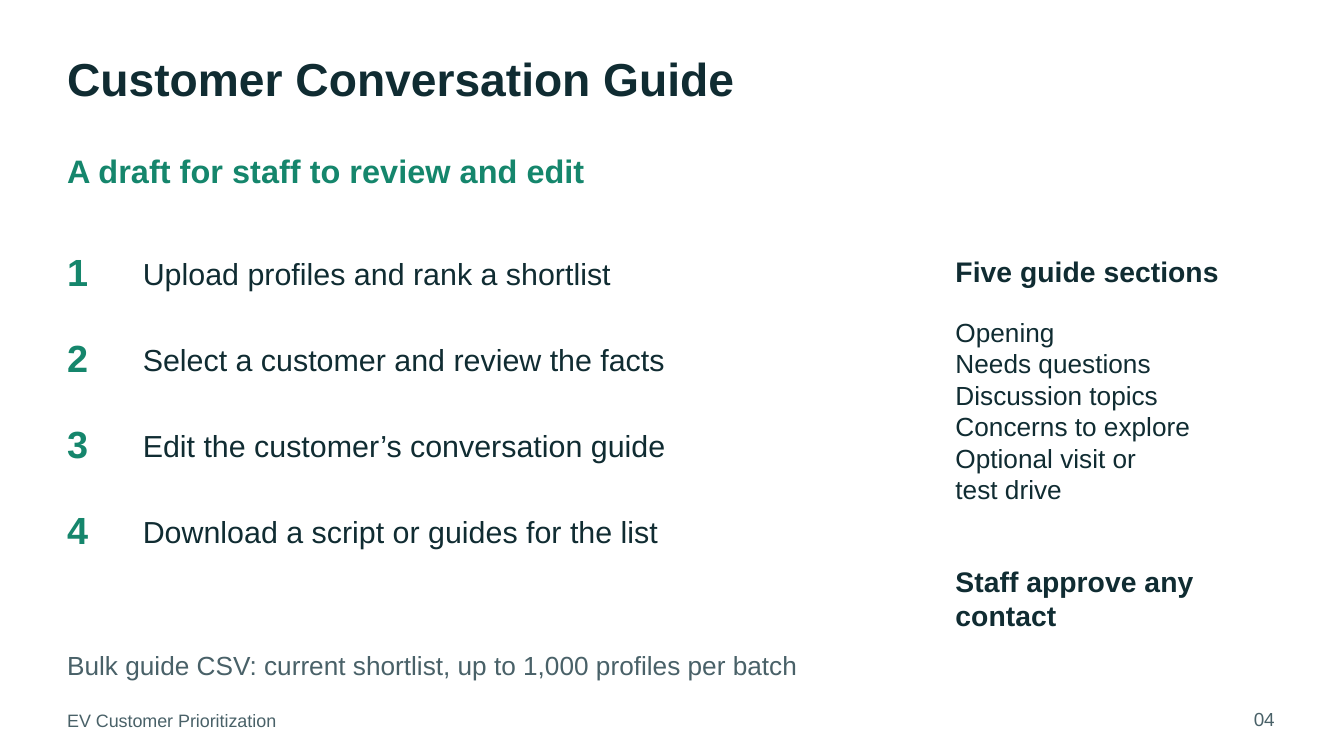
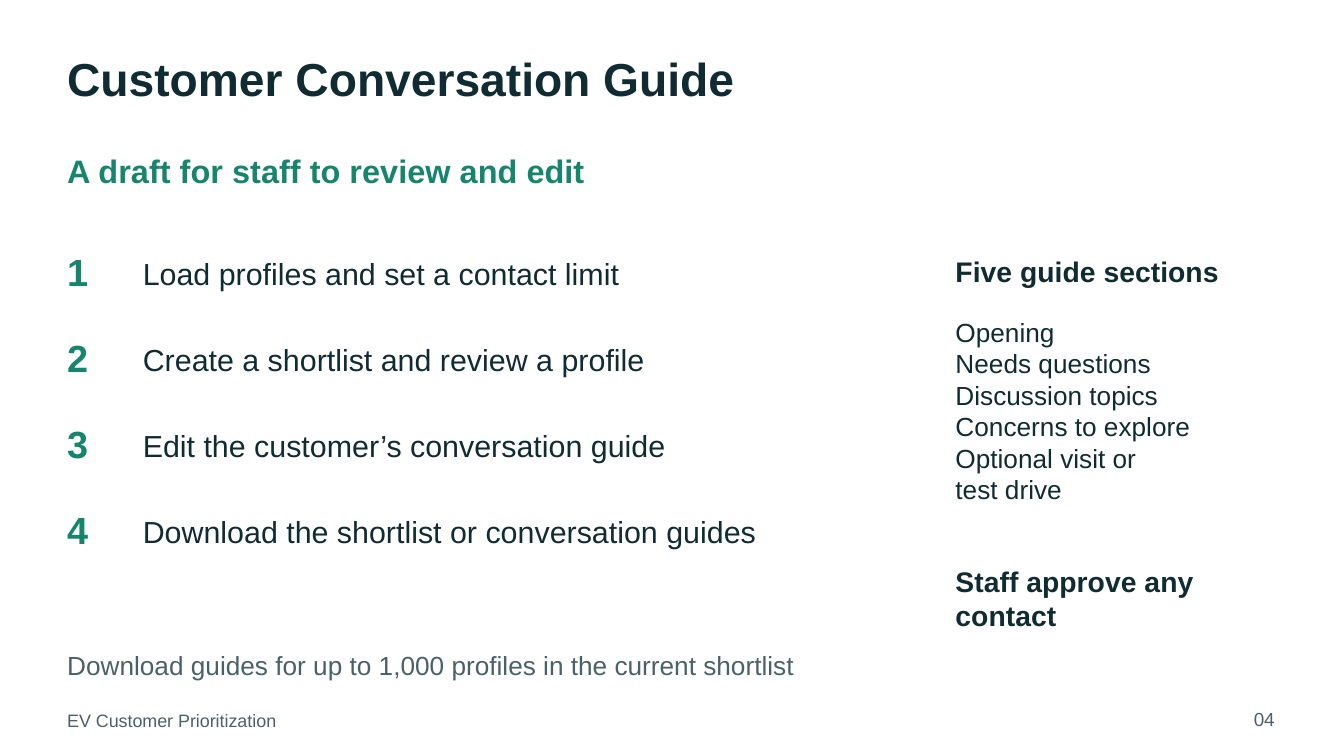
Before and after one commit to Nuquynhchaunguyen/ev-customer-prioritization, a slide deck: slide 4 of docs/P2/EV_Customer_Prioritization_Stakeholder_Presentation.pptx. Drawn at 1344x756 pixels with LibreOffice and Linux fonts; fonts in the diff are those of the drawing. Boxes give left, top, right and bottom in pixels: in the first picture for what was removed or moved away, otherwise in the second. Text is boxed around its words. In the diff, an @@ line names an element or a change of style, - is before the commit and + after.

```diff
--- a/docs/P2/EV_Customer_Prioritization_Stakeholder_Presentation.pptx
+++ b/docs/P2/EV_Customer_Prioritization_Stakeholder_Presentation.pptx
@@ text at box(143, 263, 619, 291): text changed @@
-Upload profiles and rank a shortlist
+Load profiles and set a contact limit
@@ text at box(143, 349, 645, 377): text changed @@
-Select a customer and review the facts
+Create a shortlist and review a profile
@@ text at box(143, 521, 756, 549): text changed @@
-Download a script or guides for the list
+Download the shortlist or conversation guides
@@ text at box(67, 656, 793, 680): text changed @@
-Bulk guide CSV: current shortlist, up to 1,000 profiles per batch
+Download guides for up to 1,000 profiles in the current shortlist
```
Also in this commit, not shown: 6 other slides changed, 3 other files.
